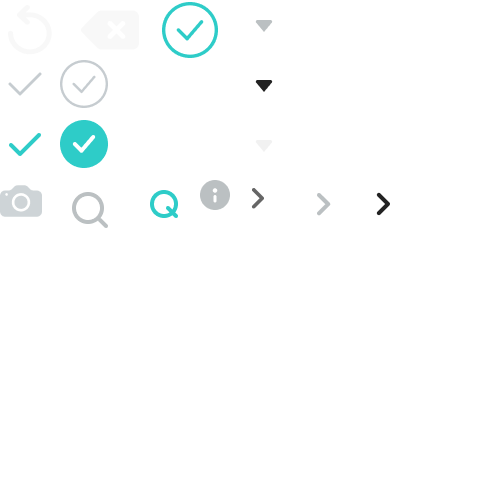
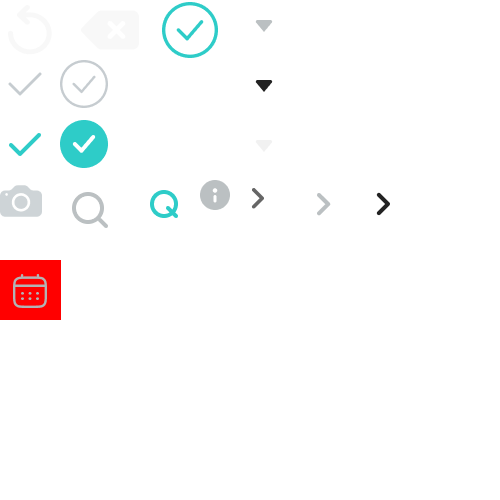
Before/after of a 500 × 500 layered artwork. What changed in the layer stack:
added group "그룹 1" (12th of 12) with 2 layers above "배경" over 0, 260, 61, 320
added layer "레이어 1" (17th of 17, in "그룹 1") in group "그룹 1" over 13, 274, 47, 308
added layer "레이어 2" (14th of 14, in "그룹 1") in group "그룹 1" over 0, 260, 61, 320
showed "배경" over 0, 260, 61, 320
